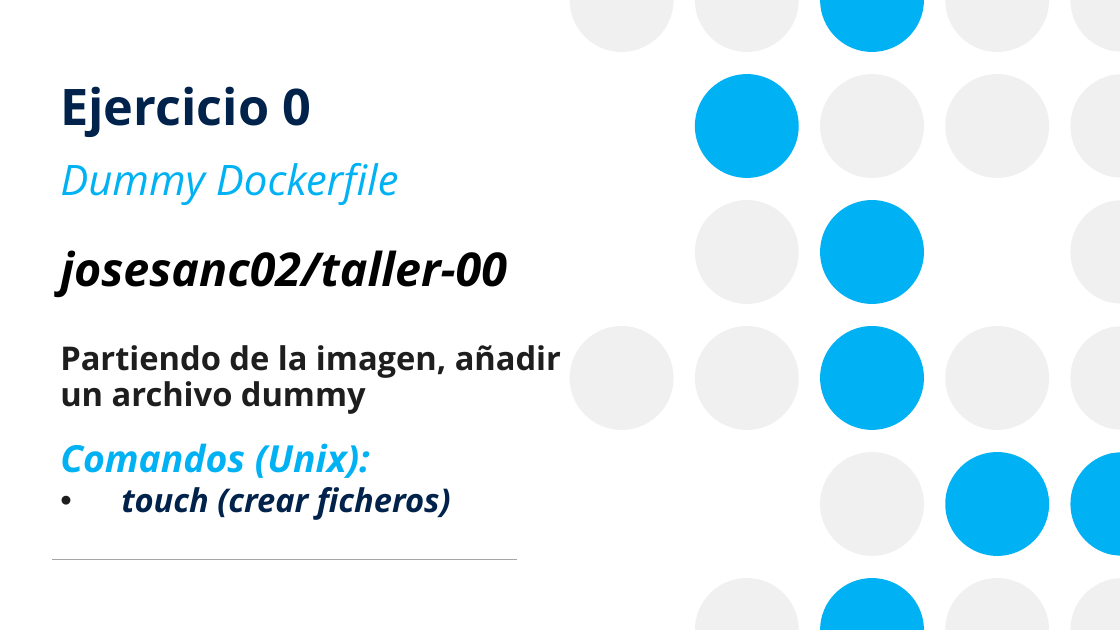
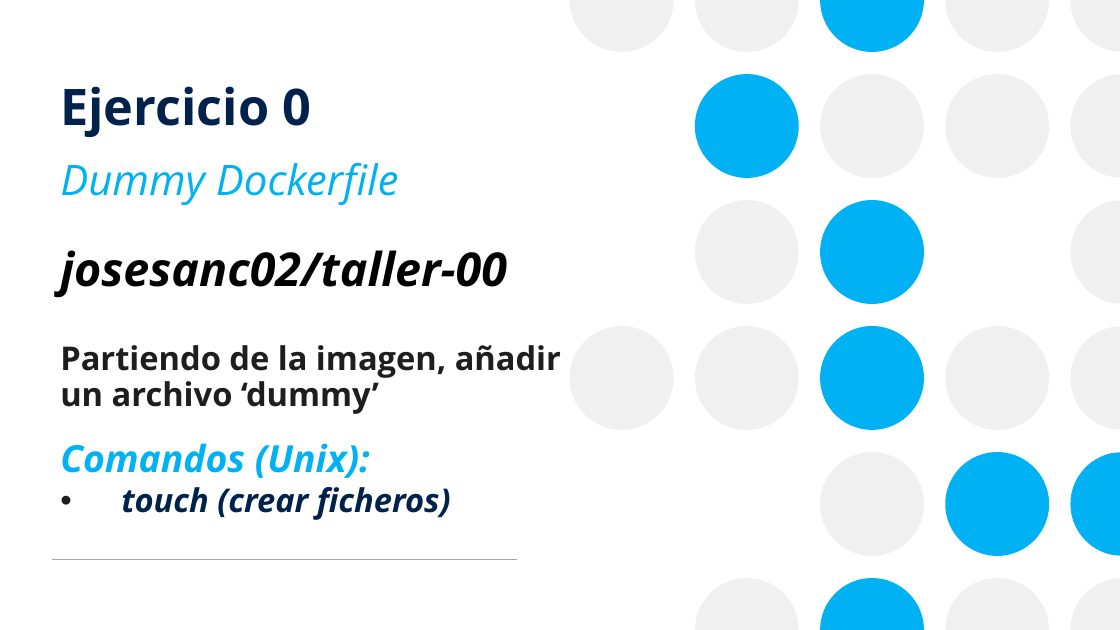
Before and after one commit to josanri/docker-workshop, a slide deck: slide 27 of Introducción a Docker.pptx. Drawn at 1120x630 pixels with LibreOffice and Linux fonts; fonts in the diff are those of the drawing. Boxes give left, top, right and bottom in pixels: in the first picture for what was removed or moved away, otherwise in the second. Text is boxed around its words. In the diff, an @@ line names an element or a change of style, - is before the commit and + after.

```diff
--- a/Introducción a Docker.pptx
+++ b/Introducción a Docker.pptx
@@ text at <box>60,345,561,414</box>: text changed @@
-Partiendo de la imagen, añadir un archivo dummy
+Partiendo de la imagen, añadir un archivo ‘dummy’
```
Also in this commit, not shown: 8 other slides changed, 1 slide added, 1 other file.
